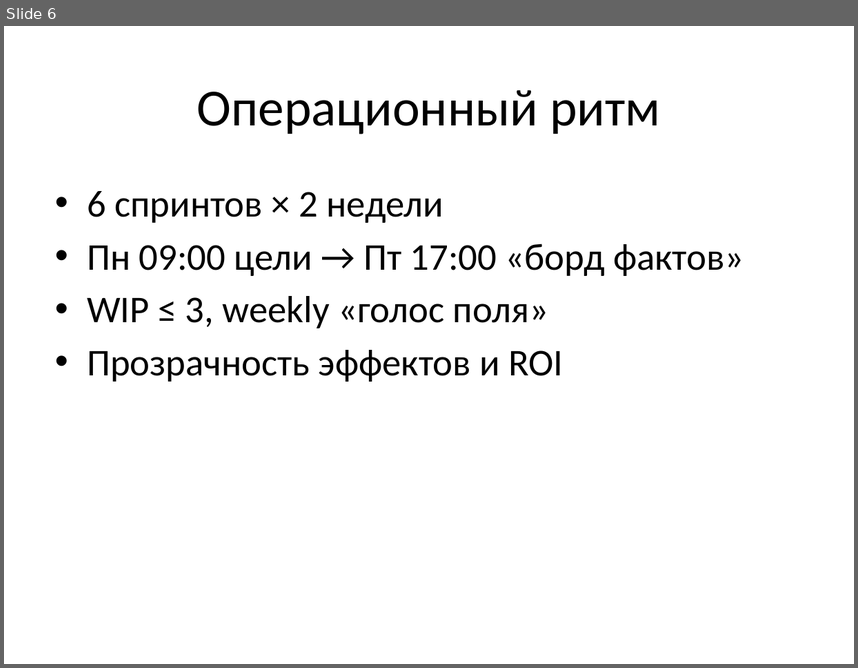
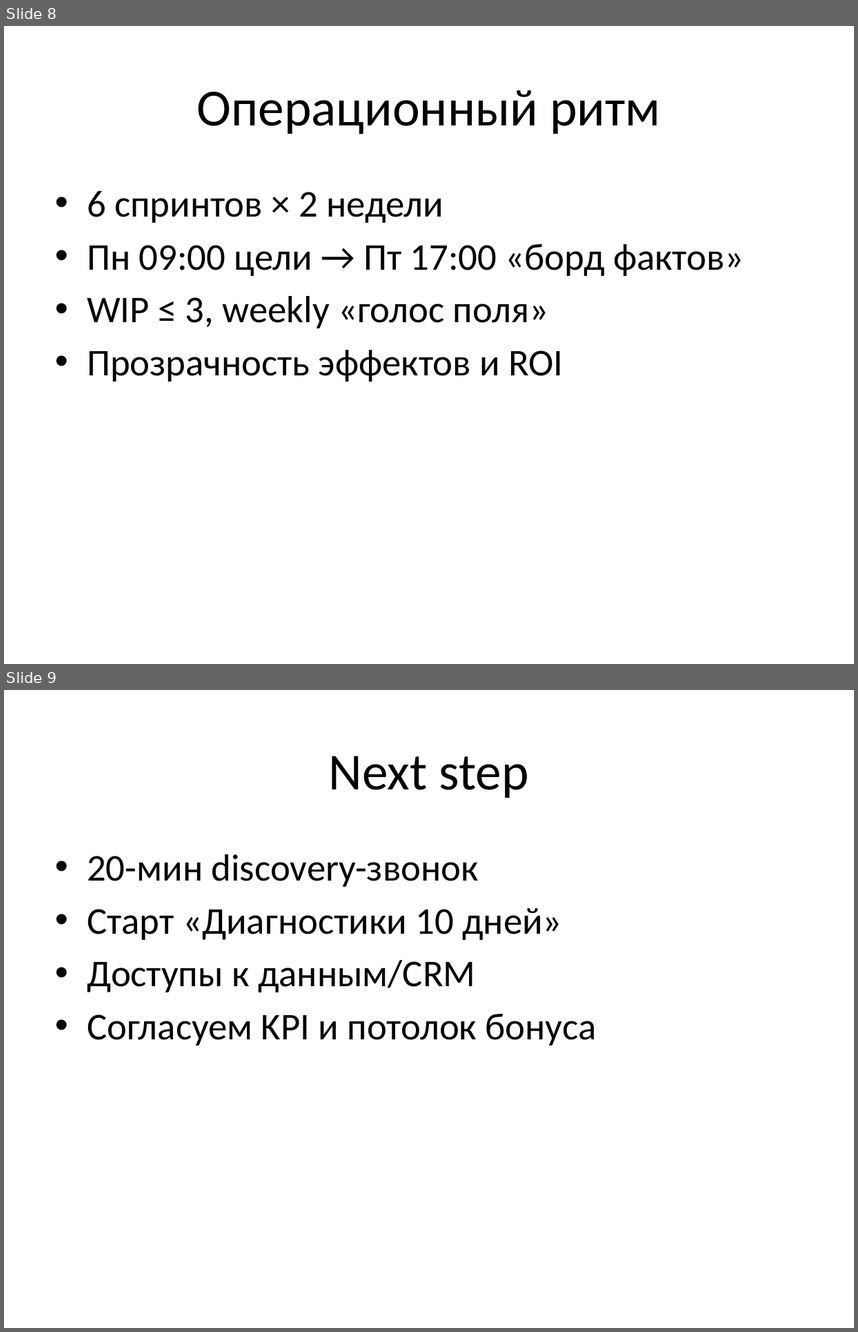
Before and after one commit to Vildia/CFG-consulting, a slide deck: downloads/CFG_PitchDeck.pptx. Shown one above the other, each under a label of ours: slide 6 before the commit, slides 8 and 9 after it. The pictures are 858x668 and 858x1332 pixels, drawn with LibreOffice and Linux fonts; fonts in the diff are those of the drawing. Boxes give left, top, right and bottom in pixels: in the first picture for what was removed or moved away, otherwise in the second. Text is boxed around its words. In the diff, an @@ line names an element or a change of style, - is before the commit and + after.

```diff
--- a/downloads/CFG_PitchDeck.pptx
+++ b/downloads/CFG_PitchDeck.pptx
@@ slide 9 added at [4,690,854,1328], background #FFFFFF @@
@@ title added at [329,756,529,798], 44 pt, text #000000 @@
+Next step
@@ text added at [87,854,597,1045], 32 pt, text #000000 @@
+• 20-мин discovery-звонок
+• Старт «Диагностики 10 дней»
+• Доступы к данным/CRM
+• Согласуем KPI и потолок бонуса
@@ what was slide 6 is now slide 8 @@
```
Also in this commit, not shown: 5 slides changed, 2 other slides added, 12 other files.
